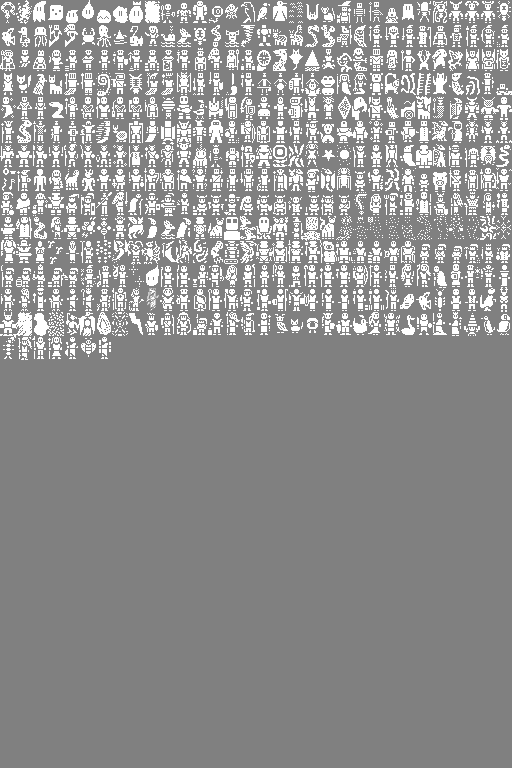
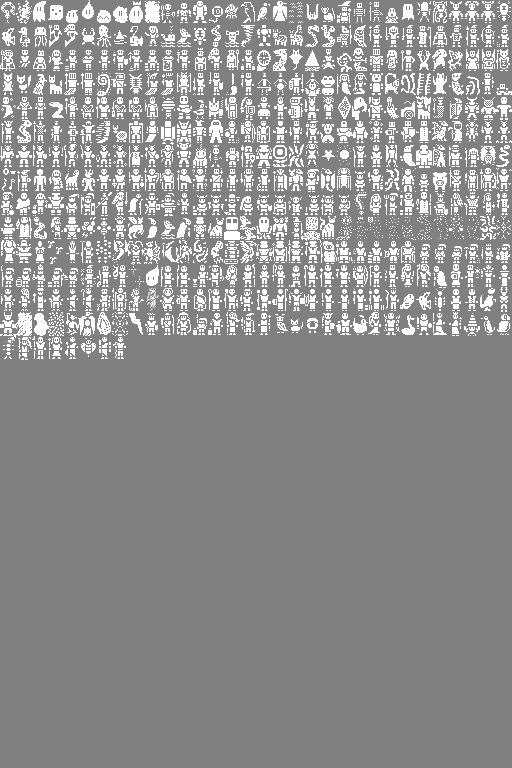
The second 512×768 image is a revision of the first. Changes to its layers:
painted on "creature_sprites.png" over [left=113, top=337, right=126, bottom=359]
